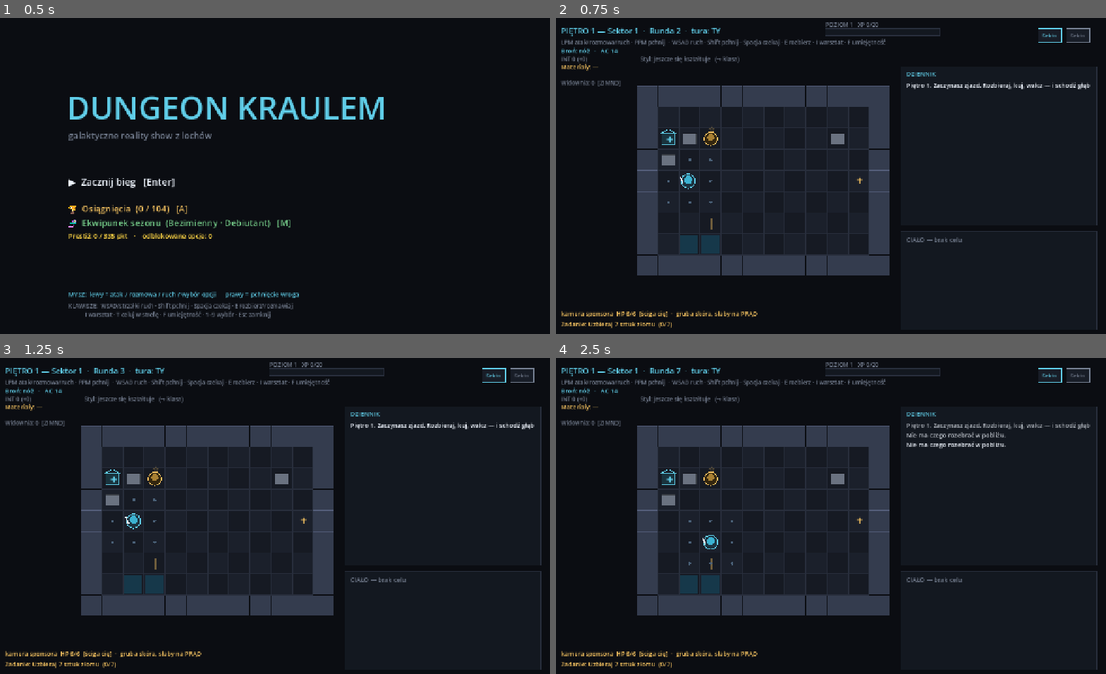
Above: before the commit, frames 1-4 (two rows, left to right).
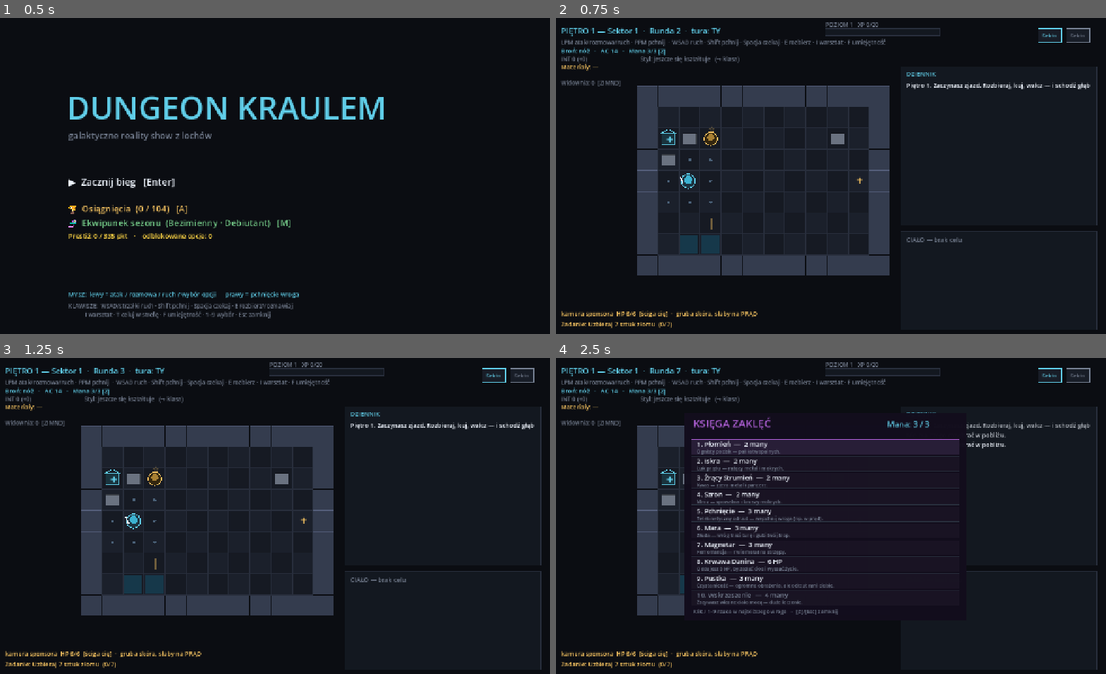
Above: after the commit, the same moments.

Repository: misiumen/crawlergame
Game: Godot game, scene res://scenes/Slice.tscn
The game is run twice, just before and just after one commit, with the same random seed, the same clock (stepped at 60 frames per second) and the same inputs.
Inputs (mouse positions are in pixels of both pictures, inside the frame that each line leads up to):
- Up to frame 1 (0.5 s): no input
- Up to frame 2 (0.75 s): tap Enter at 0.5 s; move the mouse to (952, 160) at 0.52 s; hold Right from 0.53 s (still down); tap Z at 0.6 s; click (952, 160) at 0.67 s
- Up to frame 3 (1.25 s): keep holding Right; tap Space at 0.77 s; tap 1 at 0.8 s
- Up to frame 4 (2.5 s): tap Space at 1.25, 1.52 s; move the mouse to (710, 531) at 1.27 s; release Right at 1.28 s; hold Down 1.28-2.03 s; tap 1 at 1.35 s; tap E at 1.55, 2.1 s; tap Enter at 2 s; move the mouse to (880, 446) at 2.02 s; hold Right from 2.03 s (still down); tap Z at 2.3 s

Frame 1 is identical in both runs. In frame 2, less than 0.1% of the frame differs, in the area x 12-20%, y 9-12%; in frame 3, less than 0.1%; in frame 4, 11%, in the area x 12-75%, y 9-82%.

Commit message:
Import 3/4: magic — a 10-spell book that reuses the element engine
Ported engine/magic.py. Spells are ranged systemic damage: each element hits its
existing tag multipliers (fire vs flammable, prąd vs metal/wet, kwas vs metal…).
Faithful to the source: powerful but MANA-limited, and mana scales with INT —
so magic is the INT build s payoff, not a free power-up for everyone.

- sim/spells.gd: 10 spells (Płomień/Iskra/Żrący Strumień/Szron, Pchnięcie
  telekinetic shove, Mara illusion = enemy loses a turn + forgets you, Magnetar
  ferromancy, Krwawa Danina = HP-for-damage drain, Pustka = big hit + recoil,
  Wskrzeszenie self-mend).
- entity.mana/max_mana; combat.cast_spell() resolves at the nearest enemy, applies
  matching status, costs mana/HP, scales with stat_mod(INT), takes a turn.
- Mana refills each floor and regenerates +1/round.
- Spellbook UI [Z]: click or 1–9 to cast, rows greyed when unaffordable; HUD shows
  "Mana m/M [Z]".

560 GUT checks (fire bolt damage + burning, mana spend + gating, telekinetic shove).
Boots clean; exe rebuilt.

Co-Authored-By: Claude Opus 4.8 (1M context) <noreply@anthropic.com>

Diff:
--- a/dungeon-kraulem-godot/scenes/BoardView.gd
+++ b/dungeon-kraulem-godot/scenes/BoardView.gd
@@ -70,6 +70,7 @@
 var _meta_scroll := 0.0
 var _safehouse: Dictionary = {}      # open safehouse modal: {id, subtype} (non-empty = open)
 var _crawler: Dictionary = {}        # open rival-crawler parley modal: {id} (non-empty = open)
+var _spellbook := false               # spell list overlay (cast with mana)
 const META_KIND_COL := {
 	"species":    Color(0.55, 0.92, 0.98),
 	"origin":     Color(1.00, 0.84, 0.27),
@@ -120,6 +121,7 @@
 			_log = ["Wczytano zapis. Kontynuujesz zjazd — piętro %d." % floor.depth]
 			floor.attach_companion(_make_companion())   # the pet rejoins on resume
 			_arm_floor_traits()
+			sim.refill_mana()
 			if floor.objective.is_empty():               # older save / first time → roll one
 				floor.objective = Objectives.pick(floor.depth, _narr_rng)
 			_attach_bodies(); _recenter(); _reset_visuals()
@@ -136,6 +138,7 @@
 	_log = ["Piętro 1. Zaczynasz zjazd. Rozbieraj, kuj, walcz — i schodź głębiej."]
 	_apply_loadout()               # bake the meta-progression loadout into this fresh run
 	_arm_floor_traits()
+	sim.refill_mana()
 	floor.objective = Objectives.pick(floor.depth, _narr_rng)   # this floor's tracked goal
 	_attach_bodies()
 	_recenter()
@@ -205,6 +208,7 @@
 	_spawn_safehouse()
 	_maybe_spawn_crawler()
 	_arm_floor_traits()            # re-arm per-floor species traits (e.g. first strike)
+	sim.refill_mana()              # mana tops up each floor
 	floor.objective = Objectives.pick(next_depth, _narr_rng)   # a fresh segment goal
 	_log_push("Piętro %d — %s." % [next_depth, Routes.label_of(biome_key)])
 	_ach_descend(next_depth)
@@ -380,6 +384,15 @@
 			_crawler = {}; queue_redraw()
 		return
 
+	# Spellbook grabs input: number keys cast, Esc closes.
+	if _spellbook:
+		if kc == KEY_ESCAPE or kc == KEY_Z:
+			_spellbook = false; queue_redraw(); return
+		var si := kc - KEY_1
+		if si >= 0 and si < Spells.ORDER.size():
+			_cast_spell(Spells.ORDER[si])
+		return
+
 	# NPC dialogue grabs input until you choose or walk away (Esc).
 	if not _dlg.is_empty():
 		if kc == KEY_ESCAPE:
@@ -420,6 +433,10 @@
 	# [G] fire the companion's ability
 	if kc == KEY_G:
 		_use_companion_ability(); return
+
+	# [Z] open/close the spellbook
+	if kc == KEY_Z:
+		_spellbook = not _spellbook; queue_redraw(); return
 
 	# [L] open the skill-point allocation modal (if you've banked any)
 	if kc == KEY_L:
@@ -464,7 +481,7 @@
 		and _summary.is_empty() and _dlg.is_empty() and _box_anim.is_empty() \
 		and _route_offer.is_empty() and _class_offer.is_empty() and not _craft_open \
 		and _levelup.is_empty() and not _ach_screen and not _meta_screen \
-		and _safehouse.is_empty() and _crawler.is_empty()
+		and _safehouse.is_empty() and _crawler.is_empty() and not _spellbook
 
 ## Viewport pixel -> board cell.
 func _cell_from_mouse(pos: Vector2) -> Vector2i:
@@ -556,6 +573,7 @@
 		"safe_action":       _safehouse_action(z.get("s", ""), i)
 		"safe_close":        _safehouse = {}; queue_redraw()
 		"crawler_action":    _crawler_action(z.get("s", ""))
+		"cast":              _cast_spell(z.get("s", ""))
 		"levelup_stat":      _spend_skill_point(z.get("s", ""))
 		"levelup_close":     _levelup = {}; queue_redraw()
 
@@ -1378,6 +1396,15 @@
 	_animate(sim.use_class_active(floor.depth))
 	_advance_floor_turn()
 	_check_transition()
+
+## Cast a spell from the book at the nearest enemy; closes the book + takes a turn.
+func _cast_spell(key: String) -> void:
+	if floor == null:
+		return
+	_spellbook = false
+	_animate(sim.cast_spell(key))
+	_check_transition()
+	queue_redraw()
 
 ## Fire the companion's signature ability ([G]); free action, per-floor cooldown.
 func _use_companion_ability() -> void:
@@ -1688,6 +1715,12 @@
 				_shake = maxf(_shake, 3.0)
 			"companion_blocked":
 				_log_push(str(e.get("reason", "Towarzysz nie może teraz pomóc.")))
+			"spell_cast":
+				_add_floater(sim.player_id, "✦ " + str(e.get("name", "Zaklęcie")), COL_PURPLE)
+				_log_push("Rzucasz: %s." % e.get("name", "?"))
+				_shake = maxf(_shake, 3.0)
+			"cast_blocked":
+				_log_push(str(e.get("reason", "Nie możesz teraz rzucić.")))
 			"scrap_found":
 				_add_floater(sim.player_id, "+%d złom" % int(e.get("amount", 0)), COL_AMBER)
 			"marked":
@@ -2217,6 +2250,7 @@
 			worn.append((p.equipment[slot] as GameItem).name_pl)
 	if not worn.is_empty():
 		wln += "   ·   Pancerz: " + ", ".join(worn)
+	wln += "   ·   Mana %d/%d [Z]" % [p.mana, p.max_mana]
 	draw_string(_font, Vector2(40, 80), wln, HORIZONTAL_ALIGNMENT_LEFT, -1, 14, COL_CYAN)
 	# INT stat
 	var int_str := "INT %d (+%d)" % [p.int_xp, p.int_mod()]
@@ -2326,6 +2360,8 @@
 		_draw_safehouse()
 	if not _crawler.is_empty():
 		_draw_crawler_modal()
+	if _spellbook:
+		_draw_spellbook()
 	_draw_toasts()
 
 ## VS-style achievement toasts: tier-framed panels that slide in from the right,
@@ -2719,6 +2755,40 @@
 
 ## Level-up: spend banked skill points on a stat. Click a row (or press its
 ## number); the modal closes when the bank runs dry, or [Esc]/the button banks it.
+## Spellbook: cast at the nearest enemy for mana. Rows greyed when you can't pay.
+func _draw_spellbook() -> void:
+	var p := sim.player()
+	var W := 640.0; var H := 470.0
+	var px := (1280 - W) / 2.0; var py := (720 - H) / 2.0
+	draw_rect(Rect2(px, py, W, H), Color(0.07, 0.05, 0.11, 0.98))
+	draw_rect(Rect2(px, py, W, H), COL_PURPLE, false, 2.0)
+	draw_string(_font, Vector2(px + 20, py + 32), "KSIĘGA ZAKLĘĆ", HORIZONTAL_ALIGNMENT_LEFT, -1, 24, COL_PURPLE)
+	draw_string(_font, Vector2(px + W - 180, py + 32), "Mana: %d / %d" % [p.mana, p.max_mana],
+		HORIZONTAL_ALIGNMENT_LEFT, 170, 18, COL_CYAN)
+	var cy := py + 60.0
+	var rh := 38.0
+	for i in Spells.ORDER.size():
+		var key: String = Spells.ORDER[i]
+		var sp: Dictionary = Spells.SPELLS[key]
+		var cost: int = int(sp.get("mana", 0))
+		var hp_cost: int = int(sp.get("hp_cost", 0))
+		var castable: bool = p.mana >= cost and (hp_cost == 0 or p.hp > hp_cost)
+		var box := Rect2(px + 16, cy, W - 32, rh - 4)
+		var hot := _hover(box) and castable
+		draw_rect(box, Color(0.16, 0.12, 0.22, 0.95) if hot else Color(0.10, 0.08, 0.14, 0.9))
+		draw_rect(box, COL_PURPLE if hot else (COL_GRID if castable else Color(COL_GRID, 0.5)), false, 1.0)
+		var lcol := COL_BRIGHT if castable else COL_DIM
+		var costtxt := "%d many" % cost if hp_cost == 0 else "%d HP" % hp_cost
+		draw_string(_font, Vector2(px + 28, cy + 16), "%d. %s  —  %s" % [i + 1, sp.get("name", key), costtxt],
+			HORIZONTAL_ALIGNMENT_LEFT, W - 60, 15, lcol)
+		draw_string(_font, Vector2(px + 28, cy + 31), sp.get("desc", ""),
+			HORIZONTAL_ALIGNMENT_LEFT, W - 60, 11, COL_DIM)
+		if castable:
+			_zone(box, "cast", 0, key)
+		cy += rh
+	draw_string(_font, Vector2(px + 20, py + H - 16), "Klik / 1–9 rzuca w najbliższego wroga   ·   [Z]/[Esc] zamknij",
+		HORIZONTAL_ALIGNMENT_LEFT, -1, 12, COL_DIM)
+
 ## Rival-crawler parley: talk / rob / fight. Robbing is a DEX gamble; a hostile
 ## crawler only offers a fight.
 func _draw_crawler_modal() -> void:
--- a/dungeon-kraulem-godot/sim/combat.gd
+++ b/dungeon-kraulem-godot/sim/combat.gd
@@ -514,6 +514,71 @@
 			evs += _change_audience(3, "pet")
 	return evs
 
+## Cast a spell at the nearest enemy (ranged systemic damage), reusing the
+## element engine. Costs mana (and sometimes HP); scales with INT. Takes a turn.
+func cast_spell(key: String) -> Array:
+	if over or side != "player":
+		return []
+	var sp := Spells.def_of(key)
+	if sp.is_empty():
+		return [{"type": "none", "action": "cast"}]
+	var p := player()
+	var cost: int = int(sp.get("mana", 0))
+	var hp_cost: int = int(sp.get("hp_cost", 0))
+	if p.mana < cost:
+		return [{"type": "cast_blocked", "reason": "Za mało many."}]
+	if hp_cost > 0 and p.hp <= hp_cost:
+		return [{"type": "cast_blocked", "reason": "Za mało HP na tę krew."}]
+	var kind: String = sp.get("kind", "element")
+	# Self-only spell (mend) needs no target; everything else wants an enemy.
+	var foe := _nearest_enemy_to(p.cell)
+	if kind != "mend" and foe == null:
+		return [{"type": "none", "action": "cast"}]
+	p.mana -= cost
+	if hp_cost > 0:
+		p.hp = maxi(1, p.hp - hp_cost)
+	var evs: Array = [{"type": "spell_cast", "key": key, "name": sp.get("name", key)}]
+	var pow: int = 4 + rng.randi_range(0, 3) + p.stat_mod("INT")   # INT drives spellpower
+	_add_affinity("tech", 1)
+	match kind:
+		"element":
+			evs += _apply_damage(foe, pow, sp.get("dmg_type", DMG_PHYSICAL))
+			if foe.is_alive() and sp.has("status"):
+				foe.add_status(sp["status"], 2)
+				evs.append({"type": "status", "target": foe.id, "status": sp["status"], "turns": 2})
+		"push":
+			var dir: Vector2i = Vector2i(signi(foe.cell.x - p.cell.x), signi(foe.cell.y - p.cell.y))
+			if dir == Vector2i.ZERO:
+				dir = Vector2i.RIGHT
+			var dest: Vector2i = foe.cell + dir
+			if board.is_free(dest):
+				board.move(foe.cell, dest); foe.cell = dest
+				evs.append({"type": "move", "id": foe.id, "to": dest})
+				evs += _on_enter_cell(foe)        # a shove into a hazard still triggers it
+		"drain":
+			evs += _apply_damage(foe, pow + 3, DMG_PHYSICAL)
+			evs += _heal_player(int(round(pow * 0.6)), "Krwawa danina")
+		"void":
+			evs += _apply_damage(foe, pow + 6, sp.get("dmg_type", DMG_COLD))
+			var recoil := rng.randi_range(1, 4)
+			p.hp = maxi(1, p.hp - recoil)
+			evs.append({"type": "damage", "target": player_id, "amount": recoil, "dmg_type": "void"})
+		"illusion":
+			foe.add_status("stunned", 1)
+			foe.aware = false
+			evs.append({"type": "status", "target": foe.id, "status": "stunned", "turns": 1})
+		"mend":
+			evs += _heal_player(int(round(p.max_hp * 0.45)), "Wskrzeszenie")
+	evs += _change_audience(2, "spell")
+	evs += _after_player_action(2)   # casting is loud
+	return evs
+
+## Refill mana to max (call on each new floor) and recompute the INT-scaled cap.
+func refill_mana() -> void:
+	var p := player()
+	p.max_mana = Spells.max_mana_for(p)
+	p.mana = p.max_mana
+
 ## Nearest living enemy to a cell (Chebyshev), or null if none.
 func _nearest_enemy_to(c: Vector2i) -> CombatEntity:
 	var best: CombatEntity = null
@@ -749,6 +814,8 @@
 	if pl.species_trait == "regen" and pl.is_alive() and pl.hp < pl.max_hp:
 		pl.hp = mini(pl.max_hp, pl.hp + 1)
 		evs.append({"type": "heal", "target": player_id, "amount": 1})
+	if pl.mana < pl.max_mana:               # slow mana regen between casts
+		pl.mana += 1
 	side = "player"
 	round_num += 1
 	return evs
--- a/dungeon-kraulem-godot/sim/entity.gd
+++ b/dungeon-kraulem-godot/sim/entity.gd
@@ -46,6 +46,8 @@
 var level: int = 1
 var xp: int = 0
 var skill_points: int = 0        # banked, spent to raise a stat on level-up
+var mana: int = 0                # spell fuel (player); refills per floor, regens slowly
+var max_mana: int = 3
 # Emergent-class state (player only)
 var affinity: Dictionary = {}    # playstyle kind -> points
 var class_key: String = ""       # chosen emergent class, "" = none
--- /dev/null
+++ b/dungeon-kraulem-godot/sim/spells.gd
@@ -0,0 +1,33 @@
+class_name Spells
+extends RefCounted
+## Castable spells, ported from pygame engine/magic.py. They REUSE the elemental
+## damage + status engine (fire/electric/acid/cold each hit their tag multipliers),
+## so a spell is "ranged systemic damage". Design echo of the source: "mag potężny
+## ale kruchy + limit many" — powerful but mana-limited, and mana scales with INT.
+##
+## Spell: {name, mana, hp_cost, kind, dmg_type, status, desc}
+##   kind: "element" (damage + matching status) · "push" (telekinetic shove) ·
+##         "drain" (damage + self-heal) · "void" (big damage, self-recoil) ·
+##         "illusion" (enemy loses its next turn + forgets you) · "mend" (self-heal)
+
+const SPELLS := {
+	"ogien":      {"name": "Płomień", "mana": 2, "kind": "element", "dmg_type": "fire", "status": "burning", "desc": "Ognisty pocisk — pali łatwopalnych."},
+	"prad":       {"name": "Iskra", "mana": 2, "kind": "element", "dmg_type": "electric", "status": "shocked", "desc": "Łuk prądu — rażący metal i mokrych."},
+	"kwas":       {"name": "Żrący Strumień", "mana": 2, "kind": "element", "dmg_type": "acid", "status": "corroded", "desc": "Kwas — zżera metal i pancerz."},
+	"mroz":       {"name": "Szron", "mana": 2, "kind": "element", "dmg_type": "cold", "status": "slowed", "desc": "Mróz — spowalnia i kruszy mokrych."},
+	"telekineza": {"name": "Pchnięcie", "mana": 3, "kind": "push", "desc": "Telekinetyczny odrzut — wepchnij wroga (np. w prąd)."},
+	"iluzja":     {"name": "Mara", "mana": 3, "kind": "illusion", "desc": "Złuda — wróg traci turę i gubi twój trop."},
+	"ferromancja":{"name": "Magnetar", "mana": 3, "kind": "element", "dmg_type": "acid", "status": "corroded", "desc": "Ferromancja — rwie metal na strzępy."},
+	"krew":       {"name": "Krwawa Danina", "mana": 0, "hp_cost": 6, "kind": "drain", "dmg_type": "physical", "desc": "Oddajesz 6 HP, by zadać cios i wyssać życie."},
+	"pustka":     {"name": "Pustka", "mana": 3, "kind": "void", "dmg_type": "cold", "desc": "Czysta nicość — ogromne obrażenia, ale odrzut rani ciebie."},
+	"nekromancja":{"name": "Wskrzeszenie", "mana": 4, "kind": "mend", "desc": "Zszywasz własne ciało mocą — duże leczenie."},
+}
+
+const ORDER := ["ogien", "prad", "kwas", "mroz", "telekineza", "iluzja", "ferromancja", "krew", "pustka", "nekromancja"]
+
+static func def_of(key: String) -> Dictionary:
+	return SPELLS.get(key, {})
+
+## Max mana scales with INT (incl. the tinkering track) — the INT build's payoff.
+static func max_mana_for(p) -> int:
+	return 3 + maxi(0, p.stat_mod("INT"))
--- a/dungeon-kraulem-godot/tests/test_progression.gd
+++ b/dungeon-kraulem-godot/tests/test_progression.gd
@@ -190,6 +190,34 @@
 	kcs.use_companion_ability(1)
 	_ck(kfoe.has_status("stunned"), "the cat's distract stuns the nearest enemy")
 
+	# ── Magic / spells ────────────────────────────────────────────────────────
+	var sbd := Board.new(7, 3)
+	var mage := CombatEntity.new(1, "Mag", 100, 14, ["humanoid"]); mage.faction = "player"; mage.cell = Vector2i(1, 1)
+	mage.stats["INT"] = 6                              # plenty of mana
+	var sfoe := CombatEntity.new(2, "Szczur", 40, 8, ["organic"]); sfoe.faction = "enemy"
+	sfoe.cell = Vector2i(4, 1); sfoe.aware = true
+	var scs2 := CombatSim.new(sbd, {1: mage, 2: sfoe}, 1, 2)
+	sbd.place(1, mage.cell); sbd.place(2, sfoe.cell)
+	scs2.refill_mana()
+	_ck(mage.mana >= 5, "mana refills and scales with INT")
+	var fhp2 := sfoe.hp
+	var m0 := mage.mana
+	scs2.cast_spell("ogien")                          # fire bolt at the rat
+	_ck(sfoe.hp < fhp2, "casting a fire bolt damages the enemy at range")
+	_ck(mage.mana < m0, "casting spends mana (net of slow regen)")
+	_ck(sfoe.has_status("burning"), "the fire spell applies burning")
+	# telekinesis emits a shove (the enemy may walk back on its own turn after)
+	var tk_evs := scs2.cast_spell("telekineza")
+	var pushed := false
+	for e in tk_evs:
+		if e.get("type") == "move" and int(e.get("id", -1)) == sfoe.id:
+			pushed = true
+	_ck(pushed or not sfoe.is_alive(), "telekinesis shoves the enemy")
+	# mana gating
+	mage.mana = 0
+	var blk := scs2.cast_spell("pustka")
+	_ck(blk.size() == 1 and blk[0]["type"] == "cast_blocked", "no mana → cast is blocked")
+
 	# ── Floor objectives ──────────────────────────────────────────────────────
 	var rngo := RandomNumberGenerator.new(); rngo.seed = 7
 	var fobj := Objectives.pick(3, rngo)
Not shown, added: dungeon-kraulem-godot/sim/spells.gd.uid
